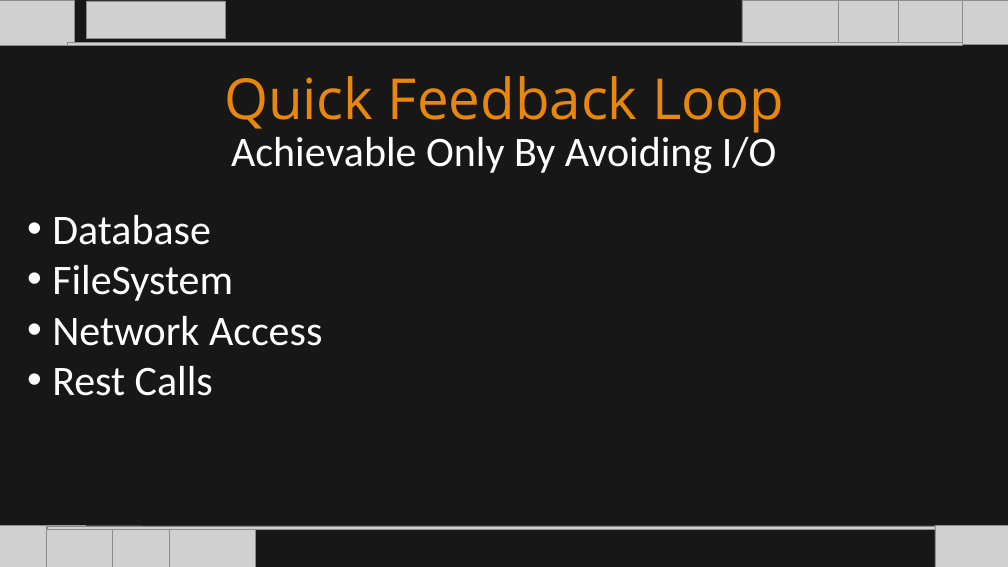
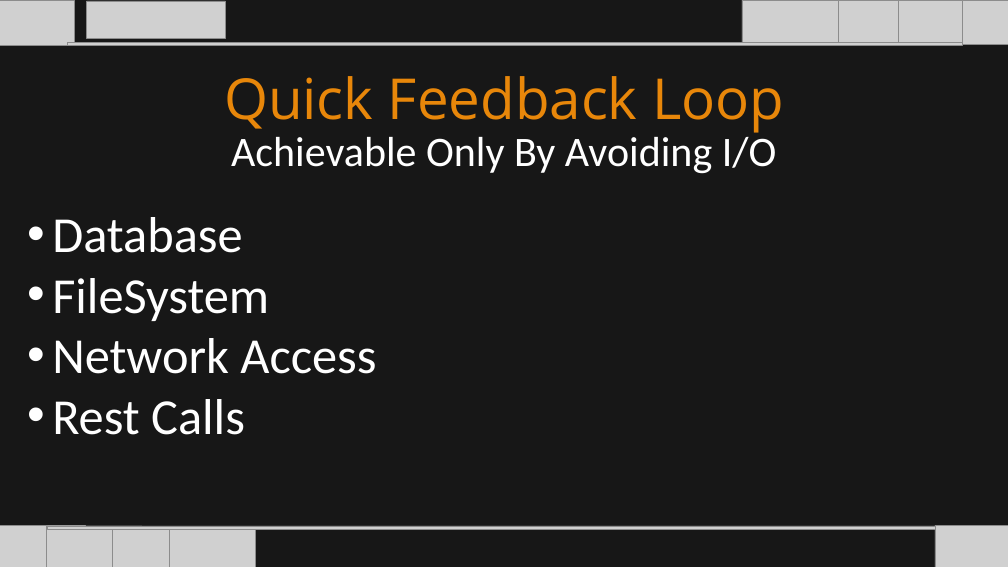
Before and after one commit to itenium-be/UnitTesting, a slide deck: slide 13 of UnitTesting-New.pptx (slide 11 before the commit). Drawn at 1008x567 pixels with LibreOffice and Linux fonts; fonts in the diff are those of the drawing; grey boxes stand for pictures. Boxes give left, top, right and bottom in pixels: in the first picture for what was removed or moved away, otherwise in the second. Text is boxed around its words. In the diff, an @@ line names an element or a change of style, - is before the commit and + after.

```diff
--- a/UnitTesting-New.pptx
+++ b/UnitTesting-New.pptx
@@ text "Database" at [52, 217, 376, 435]: size 60 to 72 pt @@
```
Also in this commit, not shown: 8 other slides changed, 6 slides added.
